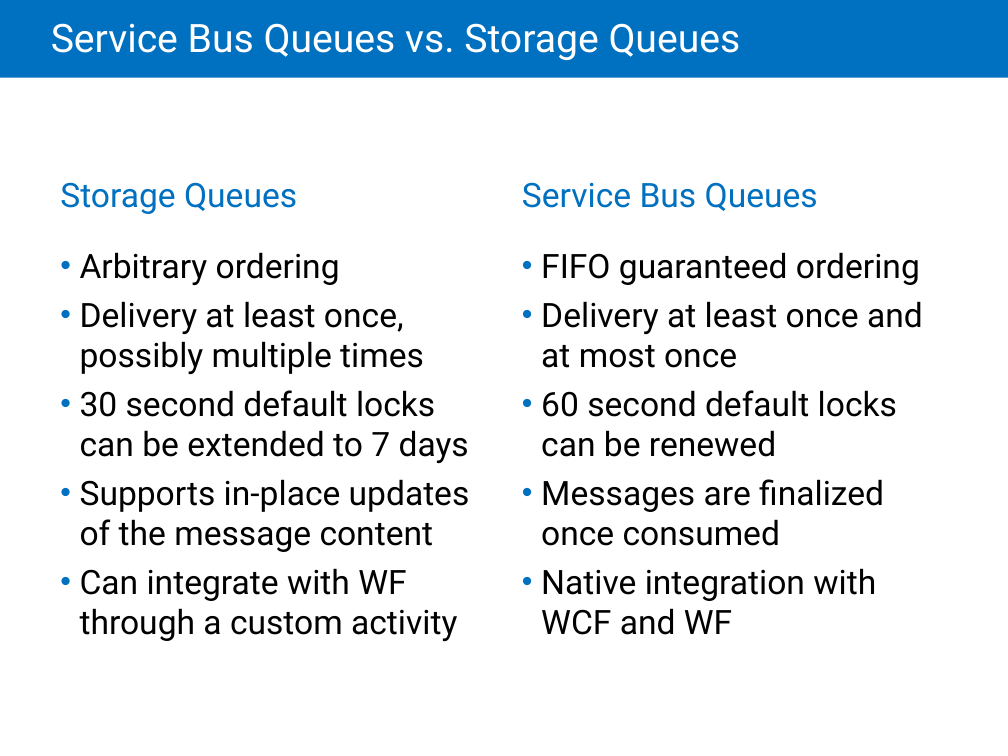
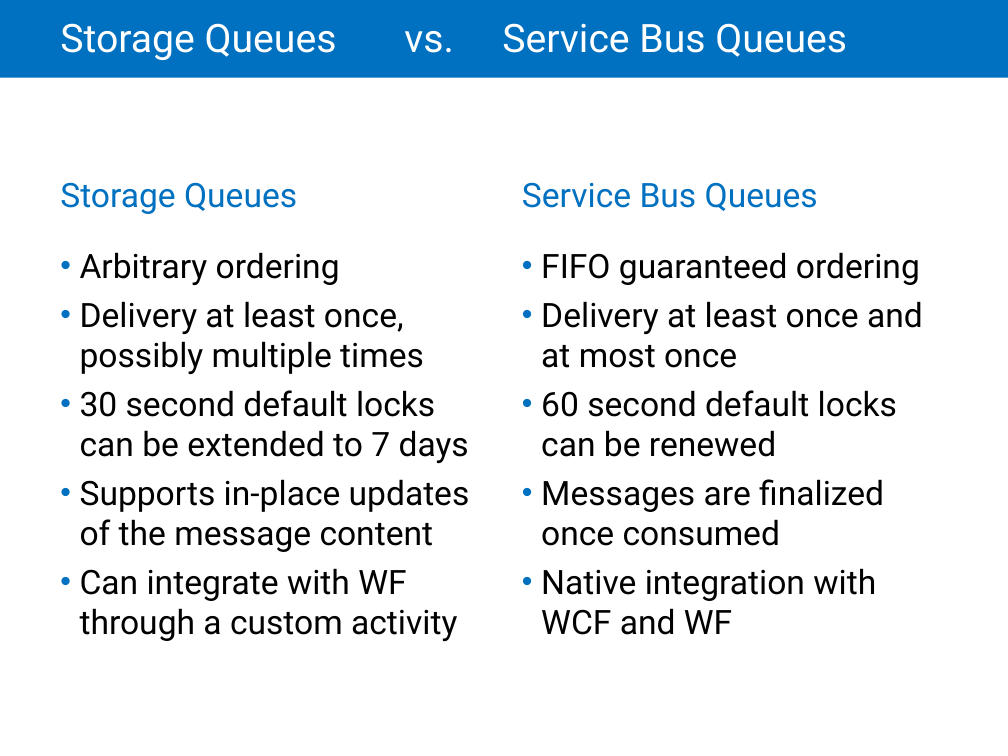
Before and after one commit to LarsKjeldsen/Kursus-az203, a slide deck: slide 17 of MOC/Module 08 Queues and Service Bus/20532C-08.pptx. Drawn at 1008x756 pixels with LibreOffice and Linux fonts; fonts in the diff are those of the drawing. Boxes give left, top, right and bottom in pixels: in the first picture for what was removed or moved away, otherwise in the second. Text is boxed around its words. In the diff, an @@ line names an element or a change of style, - is before the commit and + after.

```diff
--- a/MOC/Module 08 Queues and Service Bus/20532C-08.pptx
+++ b/MOC/Module 08 Queues and Service Bus/20532C-08.pptx
@@ title at [60, 23, 847, 60]: text changed @@
-Service Bus Queues vs. Storage Queues
+Storage Queues vs. Service Bus Queues
```
Also in this commit, not shown: 14 other slides changed, 1 slide removed, 1 other file.
